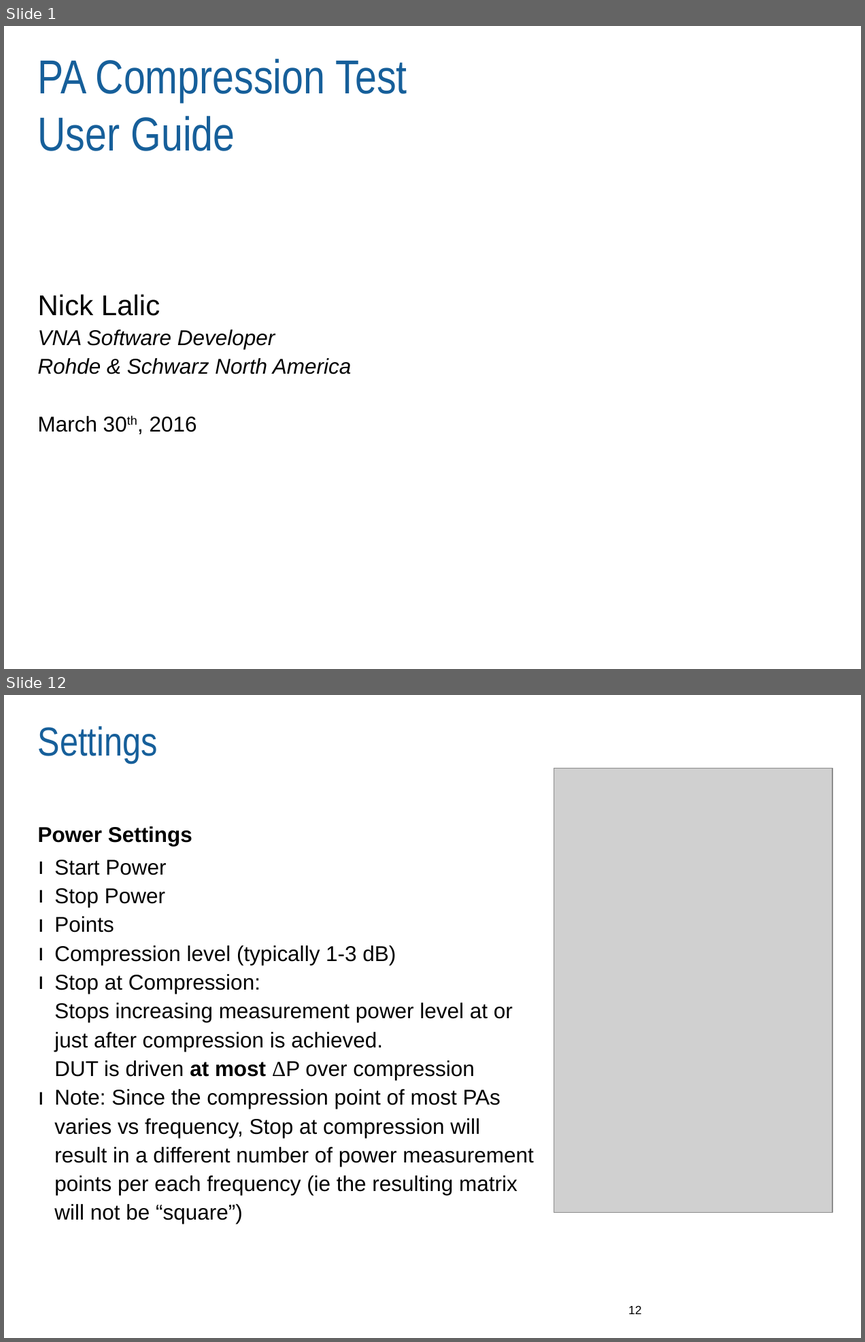
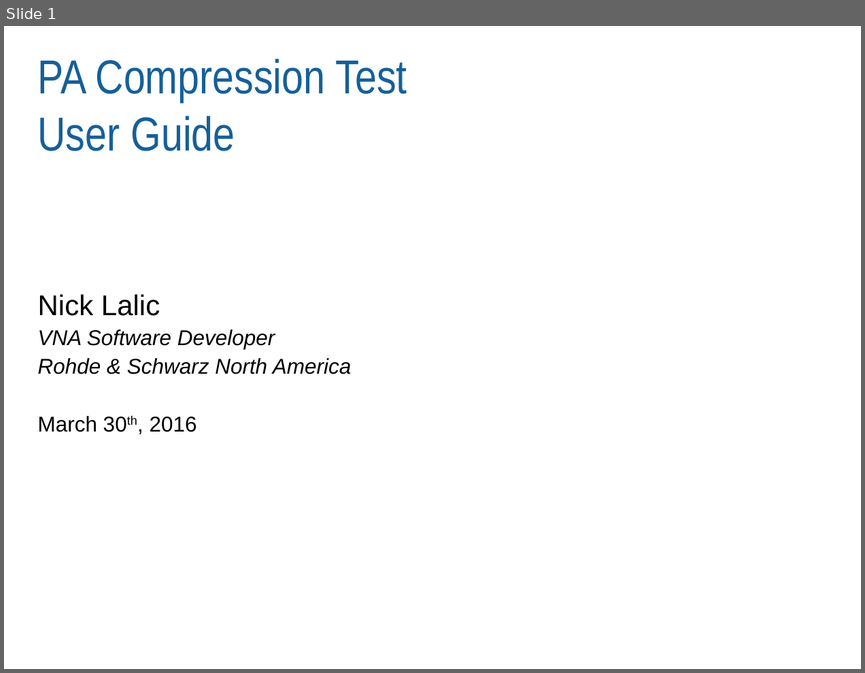
Before and after one commit to Terrabits/PACompressionTest, a slide deck: Documentation/User manual/MACOM RI Pulsed RF Application Note.pptx. Shown one above the other, each under a label of ours: slides 1 and 12 before the commit, slide 1 after it; the slides between them are not shown. The pictures are 865x1342 and 865x673 pixels, drawn with LibreOffice and Linux fonts; fonts in the diff are those of the drawing; grey boxes stand for pictures; background and template pictures are left out. Boxes give left, top, right and bottom in pixels: in the first picture for what was removed or moved away, otherwise in the second. Text is boxed around its words. In the diff, an @@ line names an element or a change of style, - is before the commit and + after.

```diff
--- a/Documentation/User manual/MACOM RI Pulsed RF Application Note.pptx
+++ b/Documentation/User manual/MACOM RI Pulsed RF Application Note.pptx
@@ slide 12 removed at [4, 695, 861, 1338], background #FFFFFF @@
@@ title removed at [38, 726, 158, 762] @@
-Settings
@@ picture removed at [554, 768, 832, 1212] @@
@@ text removed at [38, 826, 192, 846] @@
-Power Settings
@@ text removed at [54, 860, 533, 1223] @@
-ı Start Power
-ı Stop Power
-ı Points
-ı Compression level (typically 1-3 dB)
-ı Stop at Compression:
-  Stops increasing measurement power level at or just after compression is achieved.
-  DUT is driven at most ΔP over compression
-ı Note: Since the compression point of most PAs varies vs frequency, Stop at compression will result in a different number of power measurement points per each frequency (ie the resulting matrix will not be “square”)
@@ page number removed at [628, 1305, 641, 1314] @@
-12
```
Also in this commit, not shown: 3 slides changed, 1 slide added, 18 other slides removed.
